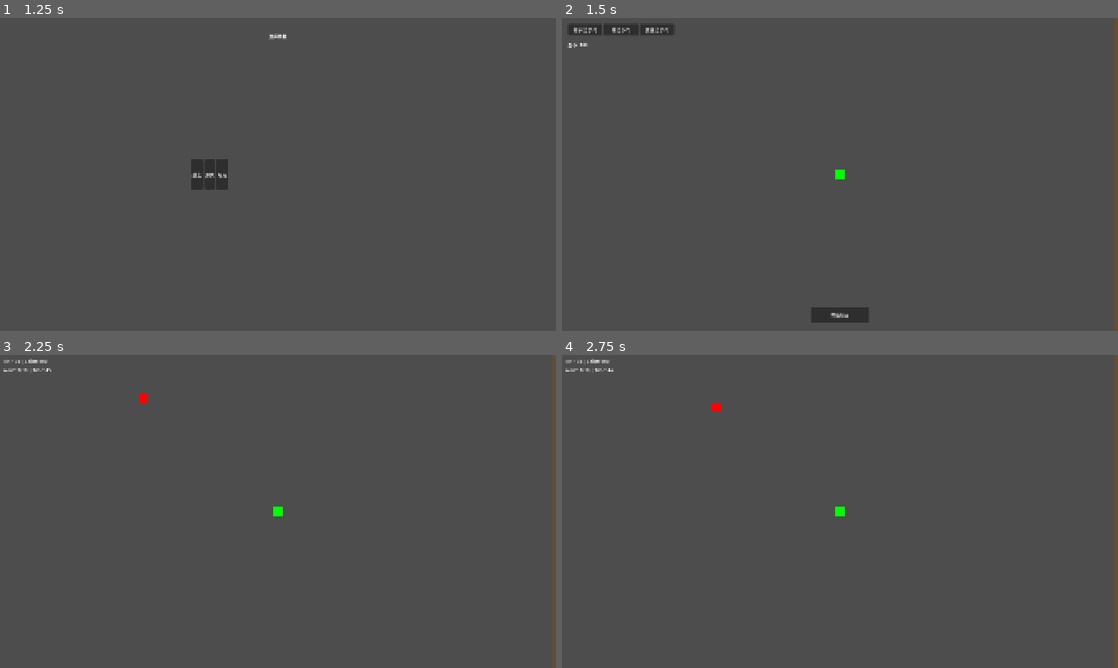
Above: before the commit, frames 1-4 (two rows, left to right).
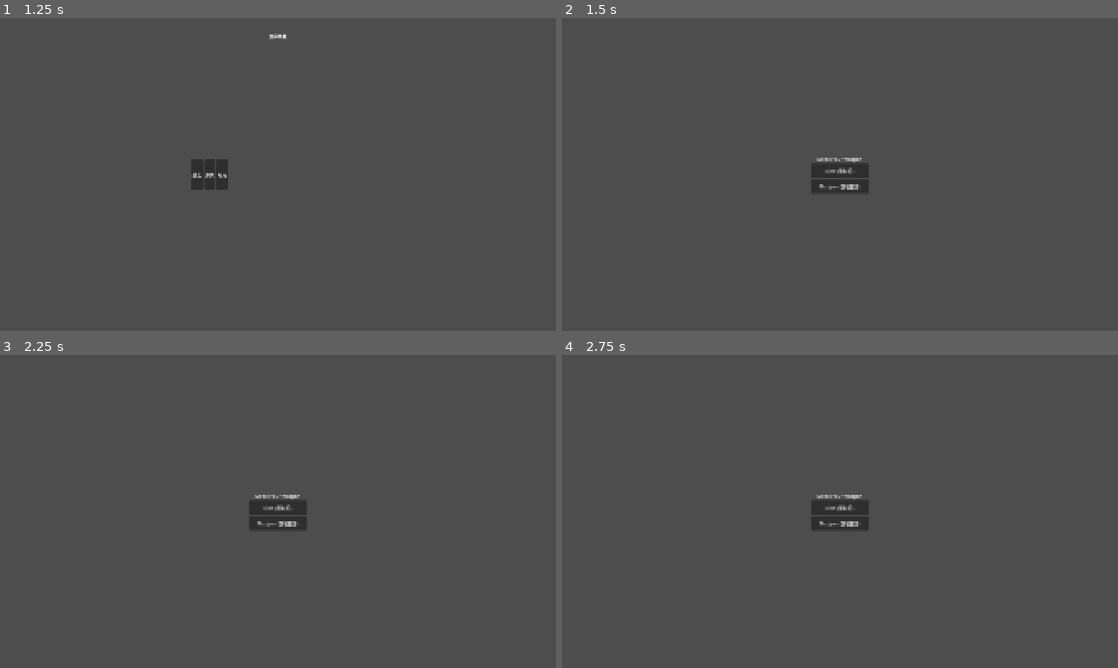
Above: after the commit, the same moments.

Repository: felang/utoland
Game: Godot game, scene res://scenes/ui/start_menu.tscn
Two runs of this game, one before a commit and one after it. Both use one fixed random seed, a clock stepped at 60 frames per second and the inputs below.
Inputs (mouse positions are in pixels of both pictures, inside the frame that each line leads up to):
- Up to frame 1 (1.25 s): click "Start Game" at 0.5 s
- Up to frame 2 (1.5 s): click "战士" at 1.25 s
- Up to frame 3 (2.25 s): click (278, 652) at 2 s, where only the run before the commit has a clickable "开始战斗"
- Up to frame 4 (2.75 s): no input

Frame 1 is identical in both runs. In frame 2, 2.5% of the frame differs, in the area x 0-100%, y 0-100%; in frame 3, 1.7%; in frame 4, 1.7%.

Commit message:
fix: 修正角色选择后跳转到武器选择场景

Diff:
--- a/scripts/character_selection.gd
+++ b/scripts/character_selection.gd
@@ -12,6 +12,6 @@
 func _on_character_selected(character_id: String) -> void:
 	GameData.current_character = character_id
 	print("选择角色: ", character_id)
-	var err := get_tree().change_scene_to_file("res://scenes/placement.tscn")
+	var err := get_tree().change_scene_to_file("res://scenes/ui/weapon_select.tscn")
 	if err != OK:
 		push_error("场景切换失败: " + str(err))
